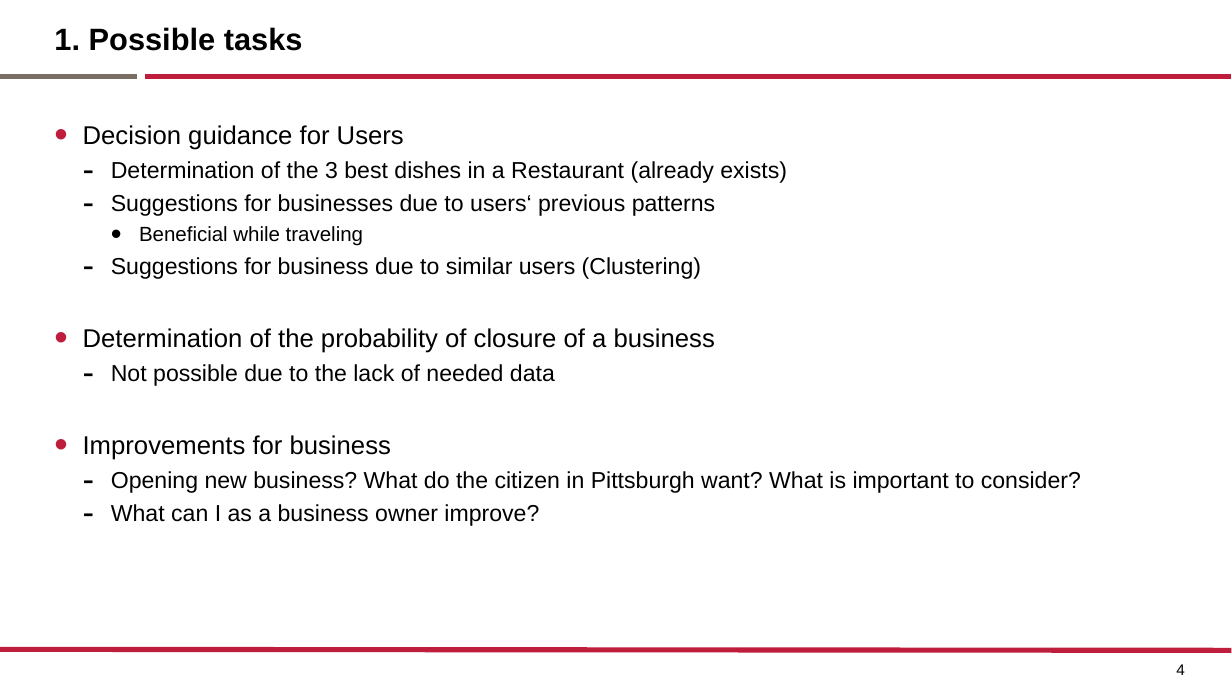
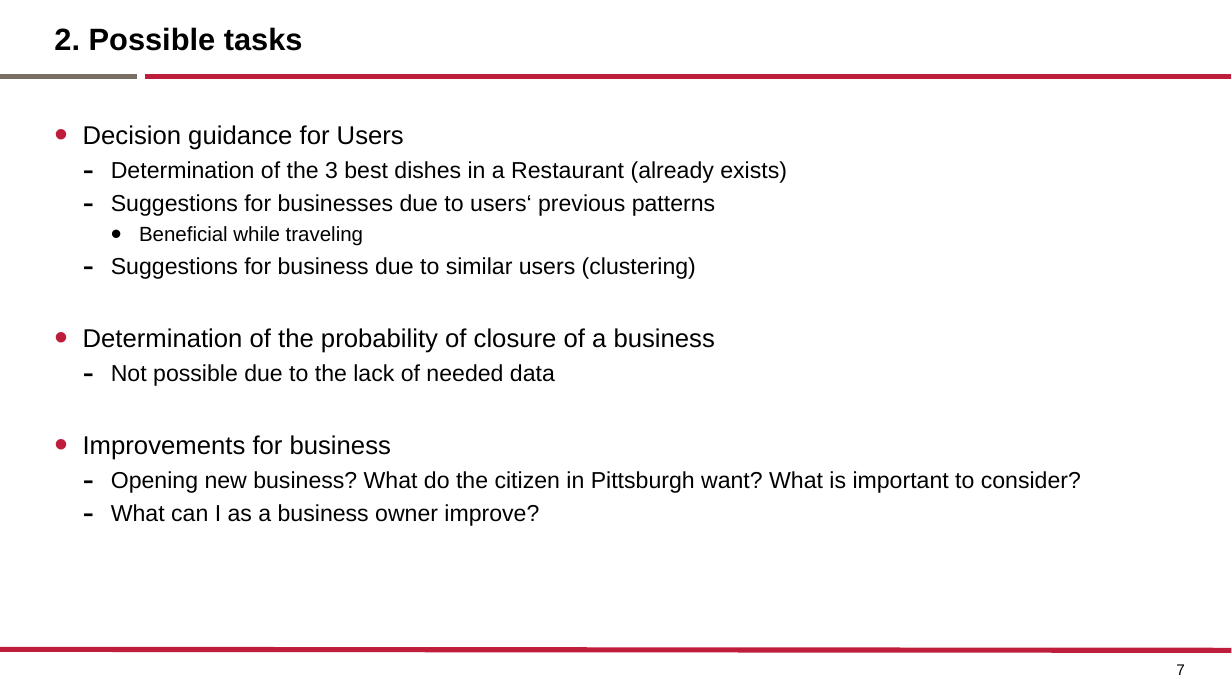
Before and after one commit to elviraPupka-Lipinski/Yelp_Analyzer, a slide deck: slide 7 of Presentation.pptx (slide 4 before the commit). Drawn at 1232x693 pixels with LibreOffice and Linux fonts; fonts in the diff are those of the drawing. Boxes give left, top, right and bottom in pixels: in the first picture for what was removed or moved away, otherwise in the second. Text is boxed around its words. In the diff, an @@ line names an element or a change of style, - is before the commit and + after.

```diff
--- a/Presentation.pptx
+++ b/Presentation.pptx
@@ title at <box>54,27,303,51</box>: text changed @@
-1. Possible tasks
+2. Possible tasks
@@ text at <box>111,257,696,279</box>: text changed @@
-  – Suggestions for business due to similar users (Clustering)
+  – Suggestions for business due to similar users (clustering)
@@ page number at <box>1176,664,1185,675</box>: text changed @@
-4
+7
```
Also in this commit, not shown: 7 other slides changed, 30 slides added, 4 slides removed, 4 other files.
